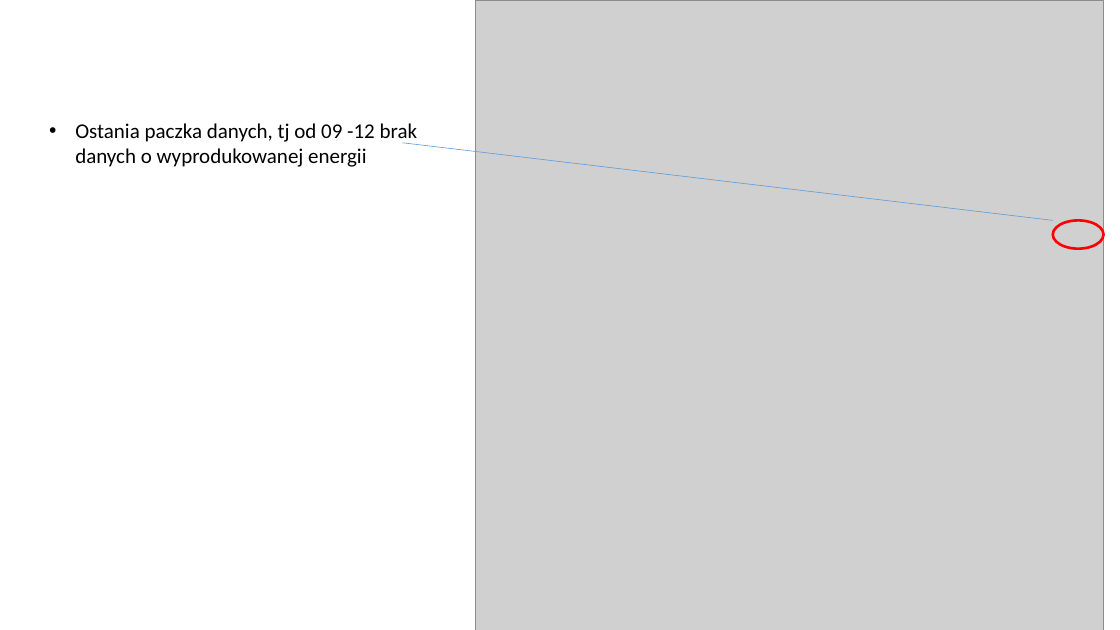
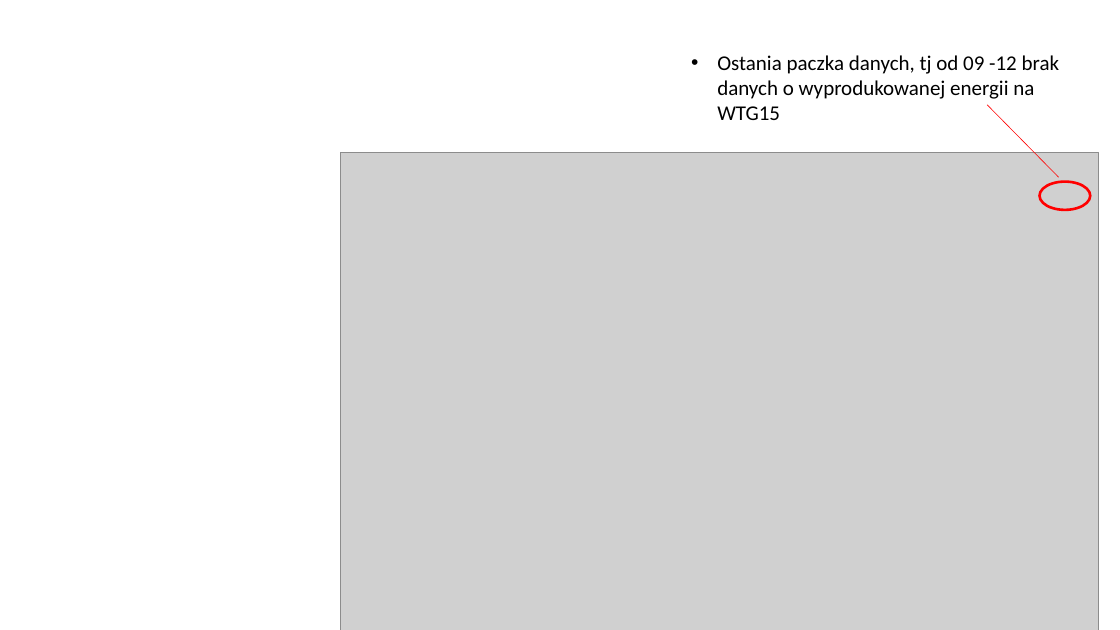
Before and after one commit to Wiktorson/WT-analysis-II, a slide deck: slide 4 of Results 2025 WTG15.pptx. Drawn at 1120x630 pixels with LibreOffice and Linux fonts; fonts in the diff are those of the drawing; grey boxes stand for pictures. Boxes give left, top, right and bottom in pixels: in the first picture for what was removed or moved away, otherwise in the second. Text is boxed around its words. In the diff, an @@ line names an element or a change of style, - is before the commit and + after.

```diff
--- a/Results 2025 WTG15.pptx
+++ b/Results 2025 WTG15.pptx
@@ text at [717, 55, 1060, 120]: text changed @@
-• Ostania paczka danych, tj od 09 -12 brak danych o wyprodukowanej energii
+• Ostania paczka danych, tj od 09 -12 brak danych o wyprodukowanej energii na WTG15
@@ line moved from (402, 143) - (1053, 220) to (987, 105) - (1059, 177) @@
@@ line (987, 105) - (1059, 177): stroke #5B9BD5 0.5 pt to #FF0000 0.5 pt @@
@@ picture: place and size @@
-picture at [476, 0, 1104, 630]
+picture at [341, 152, 1099, 630]
@@ ellipse: place and size @@
-ellipse at [1053, 220, 1103, 249]
+ellipse at [1040, 181, 1091, 210]
```
Also in this commit, not shown: 1 slide added, 1 other file.
